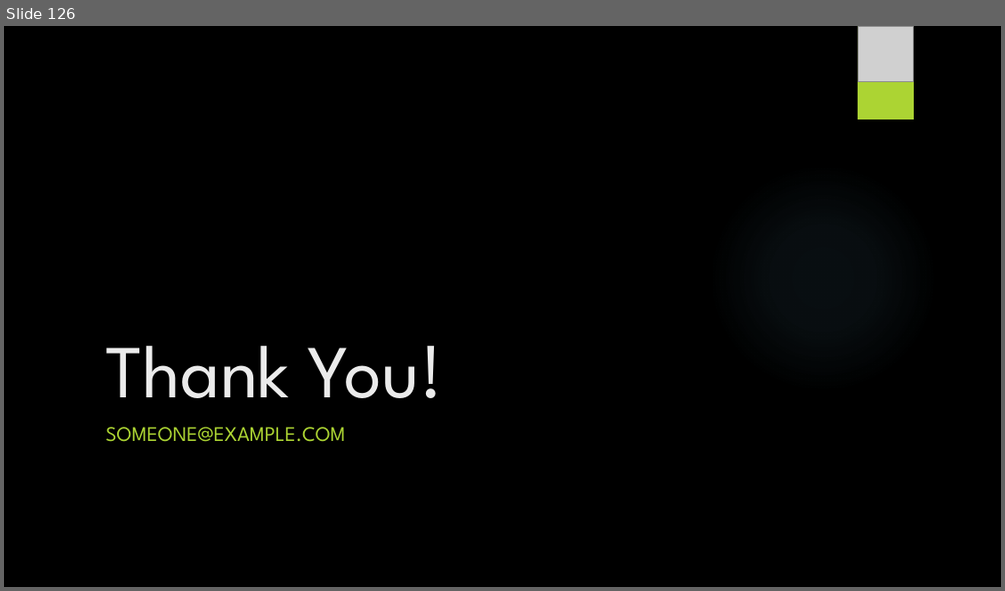
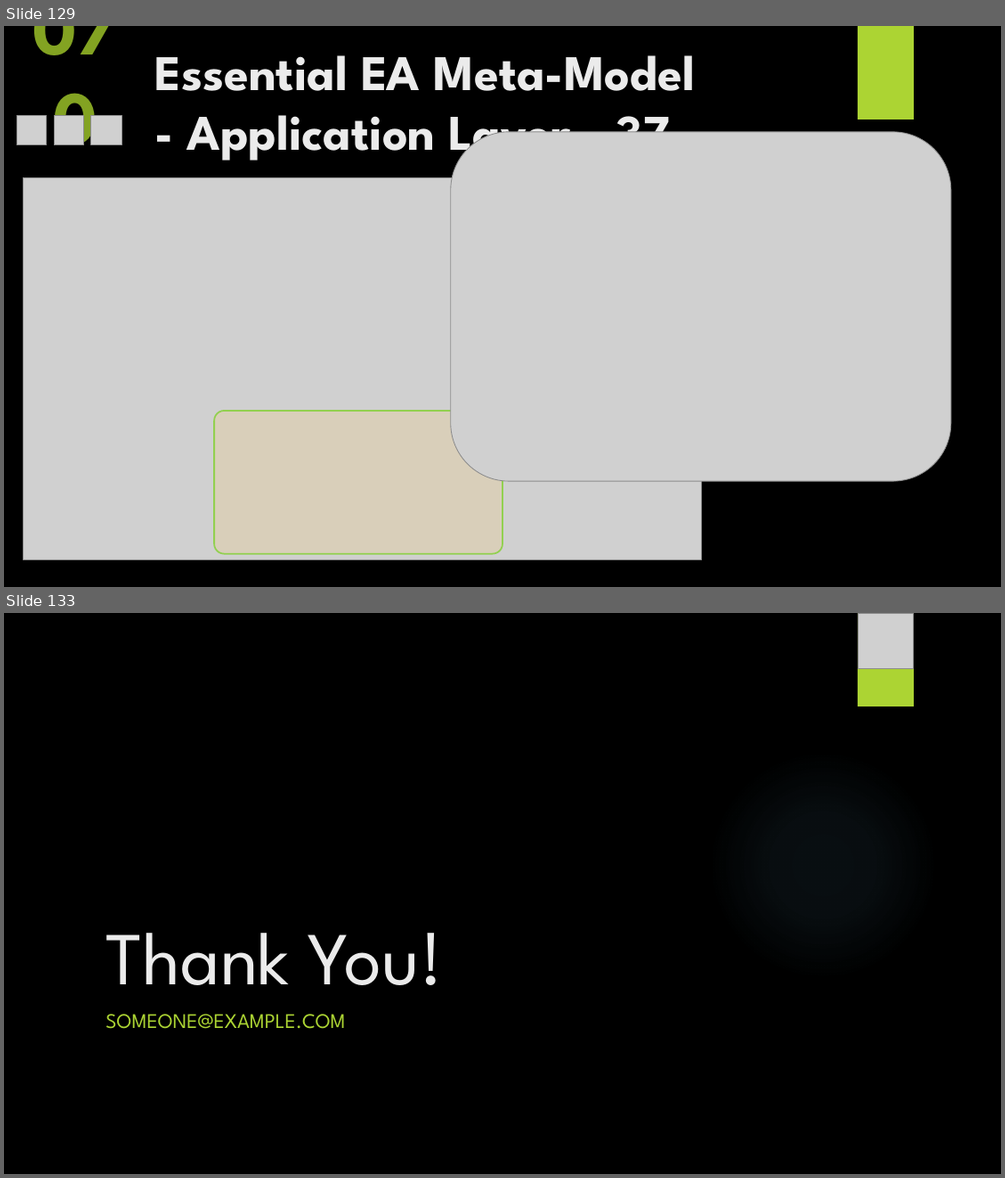
Before and after one commit to yasenstar/EA_MetaModel, a slide deck: Master_EAS_Meta-Model.pptx. Shown one above the other, each under a label of ours: slide 126 before the commit, slides 129 and 133 after it; the slides between them are not shown. The pictures are 1005x591 and 1005x1178 pixels, drawn with LibreOffice and Linux fonts; fonts in the diff are those of the drawing; grey boxes stand for pictures; background and template pictures are left out. Boxes give left, top, right and bottom in pixels: in the first picture for what was removed or moved away, otherwise in the second. Text is boxed around its words. In the diff, an @@ line names an element or a change of style, - is before the commit and + after.

```diff
--- a/Master_EAS_Meta-Model.pptx
+++ b/Master_EAS_Meta-Model.pptx
@@ slide 129 added at <box>4,26,1001,587</box>, background picture (left out) @@
@@ text added at <box>4,26,147,112</box>, 72 pt, text #83A322, bold @@
+070
@@ rectangle added at <box>858,26,914,119</box>, fill #ACD433 @@
@@ title added at <box>155,55,695,165</box>, 48 pt, text #EBEBEB, bold @@
+Essential EA Meta-Model
+- Application Layer - 37
@@ picture added at <box>16,116,47,145</box> @@
@@ picture added at <box>54,116,84,145</box> @@
@@ picture added at <box>91,116,122,145</box> @@
@@ picture added at <box>451,132,951,482</box> @@
@@ picture added at <box>24,178,702,560</box> @@
@@ rounded rectangle added at <box>214,410,502,553</box>, fill #FFCC66 at 20% opacity, outline #92D050 1.5 pt @@
@@ what was slide 126 is now slide 133 @@
```
Also in this commit, not shown: 5 slides changed, 6 other slides added.
